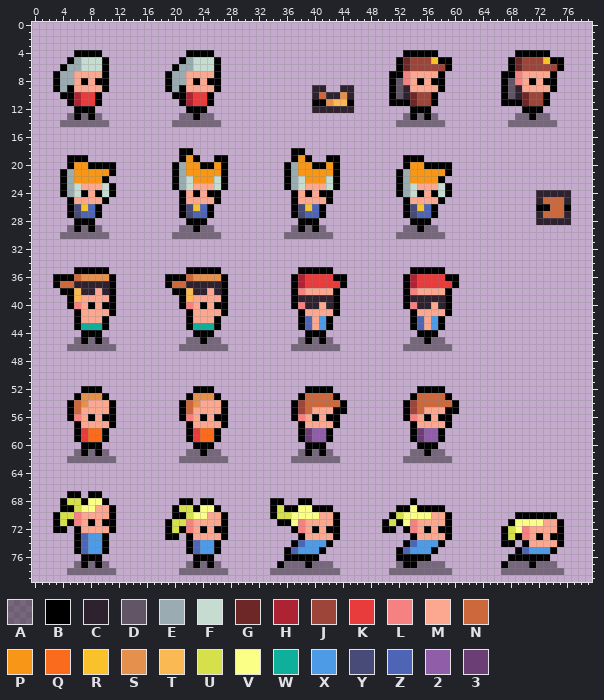
Pixel-art file: Projects/TastyRoad/Assets/Sprites/character.aseprite. That is the earlier state.
80x80 pixels, 1 frame.
Palette (. is transparent): A #00000064  B #000000  C #2e222f  D #625565  E #9babb2  F #c7dcd0  G #6e2727  H #ae2334  J #9e4539  K #e83b3b  L #f68181  M #fca790  N #cd683d  P #f79617  Q #fb6b1d  R #f9c22b  S #e6904e  T #fbb954  U #d5e04b  V #fbff86  W #0eaf9b  X #4d9be6  Y #484a77  Z #4d65b4  2 #905ea9  3 #6b3e75
Pixels before (only the part around the change), first column x 61:
32 ...................
33 ...................
34 ...................
35 ...................
36 ...................
37 ...................
38 ...................
39 ...................
40 ...................
41 ...................
42 ...................
43 ...................
44 ...................
45 ...................
46 ...................
47 ...................
48 ...................
49 ...................
50 ...................
The result:
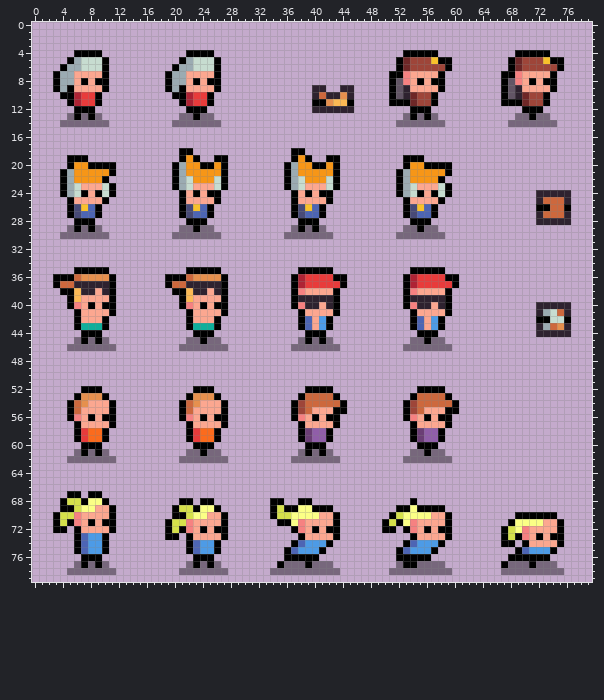
Edits made:
y 40: x 72..76 ..... -> CCCCC
y 41: x 72..76 ..... -> CEFNC
y 42: x 72..76 ..... -> BBFFB
y 43: x 72..76 ..... -> CENSC
y 44: x 72..76 ..... -> CCCCC
Pixel boxes of the changes (left, top, right, bottom) in both pictures:
added: (536, 302, 571, 337)
